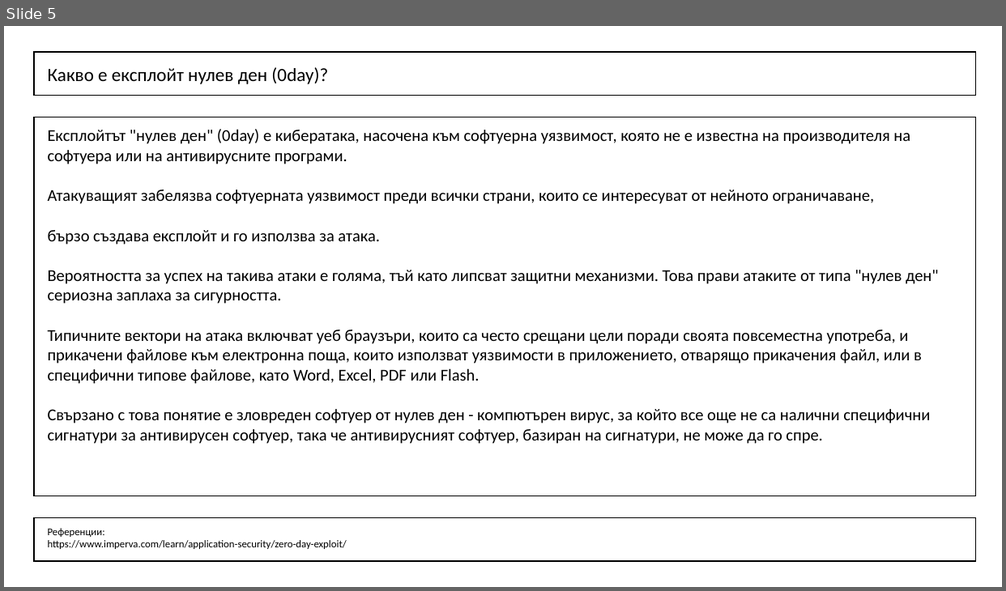
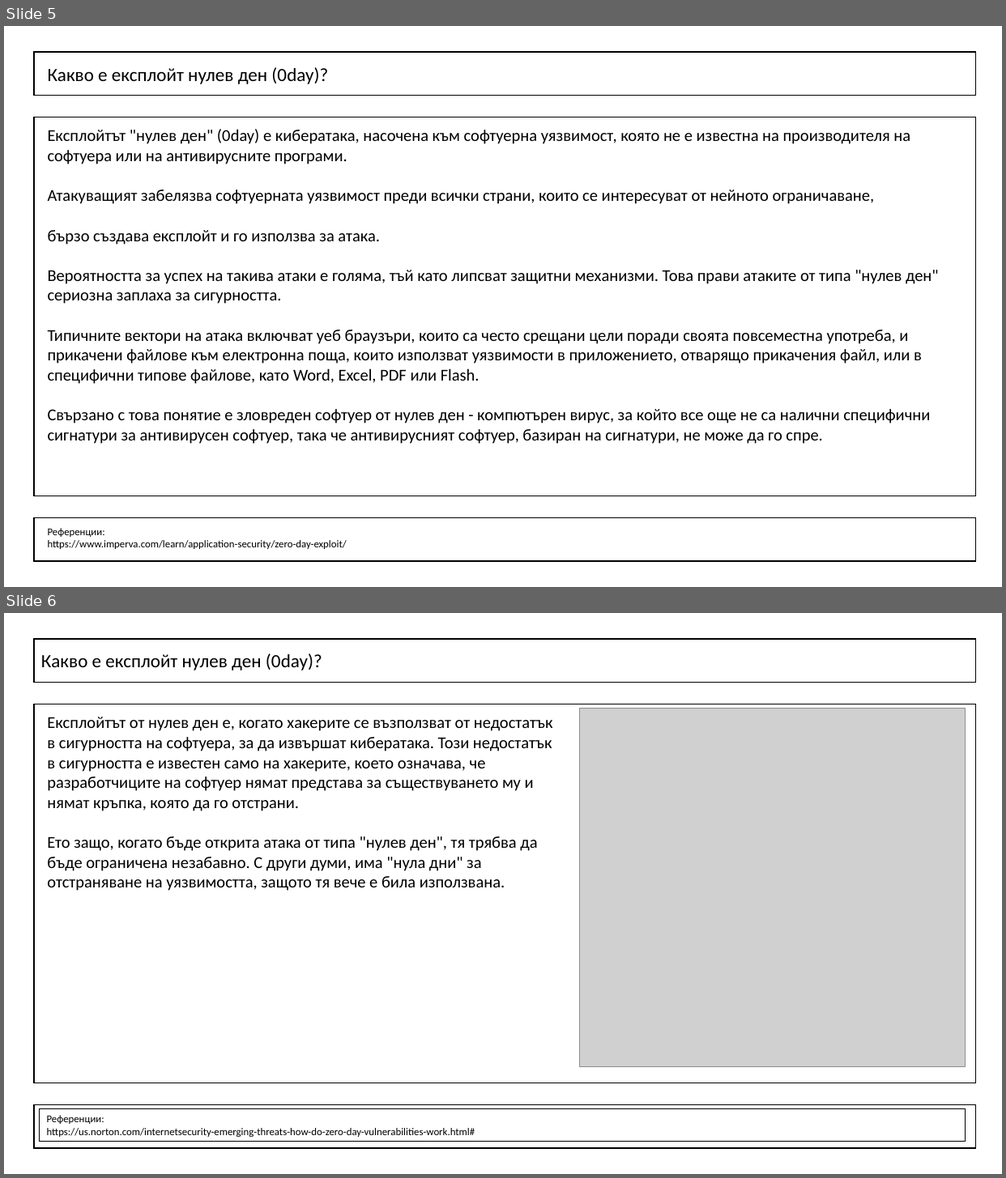
Before and after one commit to atkuzmanov/sctm130-sctm146-proekt-unrvk-2022, a slide deck: sctm146-proekt-unrvk-1.pptx. Shown one above the other, each under a label of ours: slide 5 before the commit, slides 5 and 6 after it. The pictures are 1006x591 and 1006x1178 pixels, drawn with LibreOffice and Linux fonts; fonts in the diff are those of the drawing; grey boxes stand for pictures. Boxes give left, top, right and bottom in pixels: in the first picture for what was removed or moved away, otherwise in the second. Text is boxed around its words. In the diff, an @@ line names an element or a change of style, - is before the commit and + after.

```diff
--- a/sctm146-proekt-unrvk-1.pptx
+++ b/sctm146-proekt-unrvk-1.pptx
@@ slide 6 added at [4,613,1002,1174], background #FFFFFF @@
@@ rectangle added at [34,639,977,683], outline #000000 1 pt @@
@@ text added at [41,653,322,671], 18 pt, text #000000 @@
+Какво е експлойт нулев ден (0day)?
@@ rectangle added at [34,705,977,1084], outline #000000 1 pt @@
@@ picture added at [580,709,965,1067] @@
@@ text added at [47,717,553,891], 16 pt, text #000000 @@
+Експлойтът от нулев ден е, когато хакерите се възползват от недостатък в сигурността на софтуера, за да извършат кибератака. Този недостатък в сигурността е известен само на хакерите, което означава, че разработчиците на софтуер нямат представа за съществуването му и нямат кръпка, която да го отстрани.
+Ето защо, когато бъде открита атака от типа "нулев ден", тя трябва да бъде ограничена незабавно. С други думи, има "нула дни" за отстраняване на уязвимостта, защото тя вече е била използвана.
@@ rectangle added at [34,1105,977,1148], outline #000000 1 pt @@
@@ rectangle added at [39,1110,965,1142], outline #000000 0.75 pt, 10 pt, text #000000 @@
+Референции:
+https://us.norton.com/internetsecurity-emerging-threats-how-do-zero-day-vulnerabilities-work.html#
```
Also in this commit, not shown: 3 other slides added, 1 other file.
